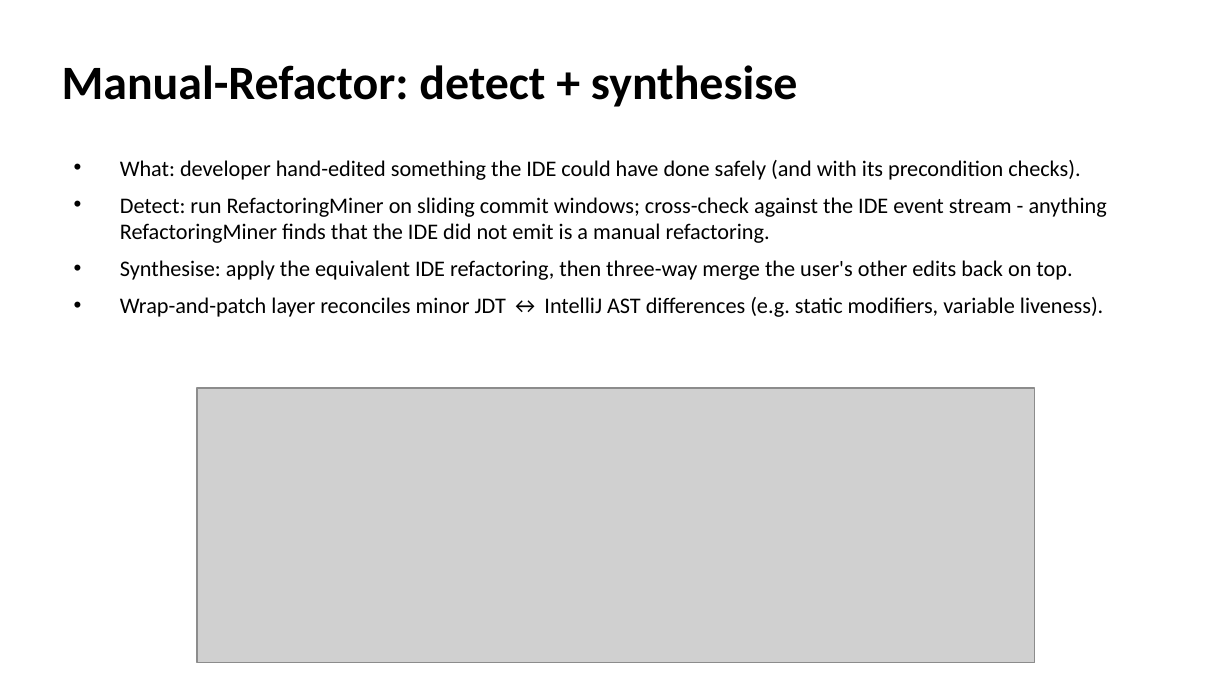
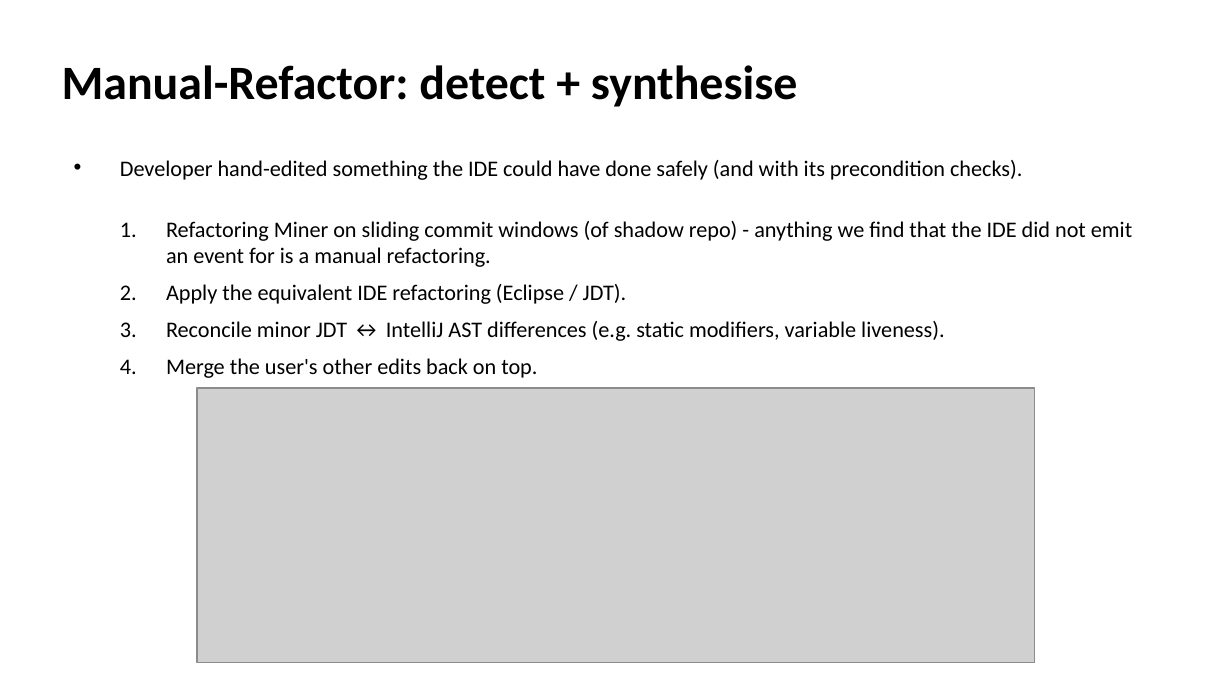
Before and after one commit to EthanHosier/fyp, a slide deck: slide 9 of presentation/slides.pptx. Drawn at 1232x693 pixels with LibreOffice and Linux fonts; fonts in the diff are those of the drawing; grey boxes stand for pictures. Boxes give left, top, right and bottom in pixels: in the first picture for what was removed or moved away, otherwise in the second. Text is boxed around its words. In the diff, an @@ line names an element or a change of style, - is before the commit and + after.

```diff
--- a/presentation/slides.pptx
+++ b/presentation/slides.pptx
@@ text at (x1=120, y1=160, x2=1132, y2=378): text changed @@
-• What: developer hand-edited something the IDE could have done safely (and with its precondition checks).
-• Detect: run RefactoringMiner on sliding commit windows; cross-check against the IDE event stream - anything RefactoringMiner finds that the IDE did not emit is a manual refactoring.
-• Synthesise: apply the equivalent IDE refactoring, then three-way merge the user's other edits back on top.
-• Wrap-and-patch layer reconciles minor JDT ↔ IntelliJ AST differences (e.g. static modifiers, variable liveness).
+• Developer hand-edited something the IDE could have done safely (and with its precondition checks).
+  1. Refactoring Miner on sliding commit windows (of shadow repo) - anything we find that the IDE did not emit an event for is a manual refactoring.
+  2. Apply the equivalent IDE refactoring (Eclipse / JDT).
+  3. Reconcile minor JDT ↔ IntelliJ AST differences (e.g. static modifiers, variable liveness).
+  4. Merge the user's other edits back on top.
```
Also in this commit, not shown: 6 other slides changed, 5 slides added, 1 slide removed, 1 other file.
